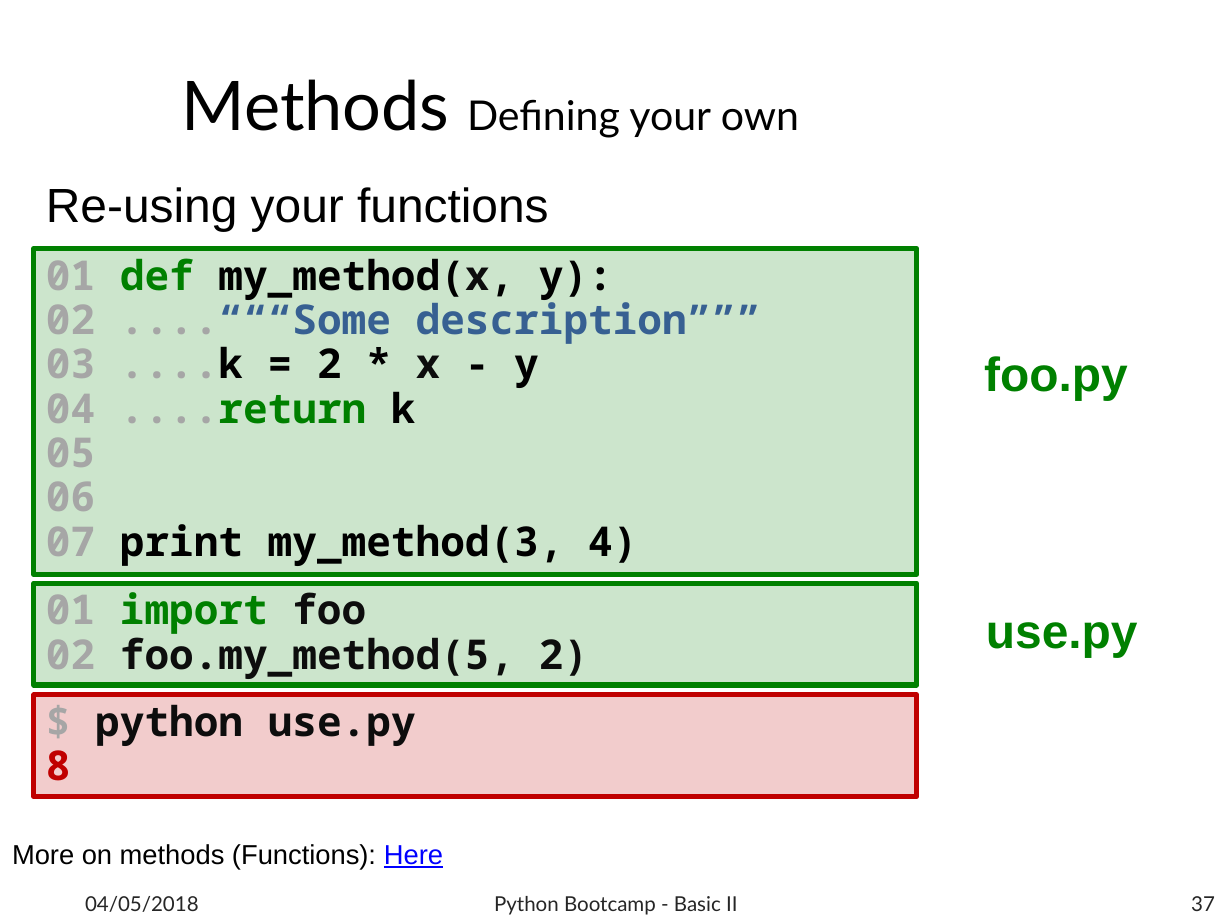
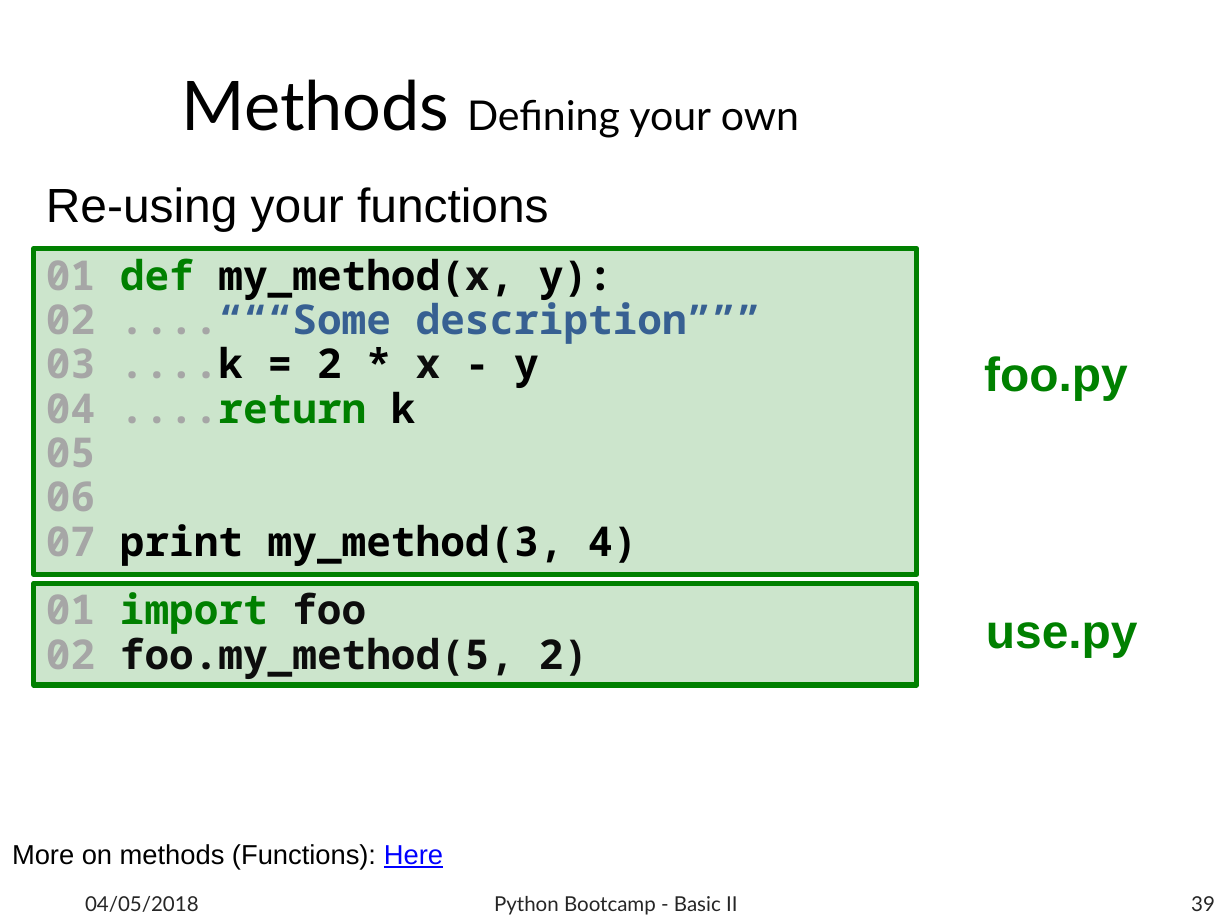
Before and after one commit to b1quint/Python-Tutorial-Series, a slide deck: slide 39 of Presentations/Python Tutorial Series - Basics II.pptx (slide 37 before the commit). Drawn at 1232x924 pixels with LibreOffice and Linux fonts; fonts in the diff are those of the drawing; background and template pictures are left out. Boxes give left, top, right and bottom in pixels: in the first picture for what was removed or moved away, otherwise in the second. Text is boxed around its words. In the diff, an @@ line names an element or a change of style, - is before the commit and + after.

```diff
--- a/Presentations/Python Tutorial Series - Basics II.pptx
+++ b/Presentations/Python Tutorial Series - Basics II.pptx
@@ rectangle removed at [33, 695, 917, 797] @@
-$ python use.py
-8
@@ page number at [1191, 896, 1215, 911]: text changed @@
-37
+39
```
Also in this commit, not shown: 6 other slides changed, 3 slides added, 1 other file.
